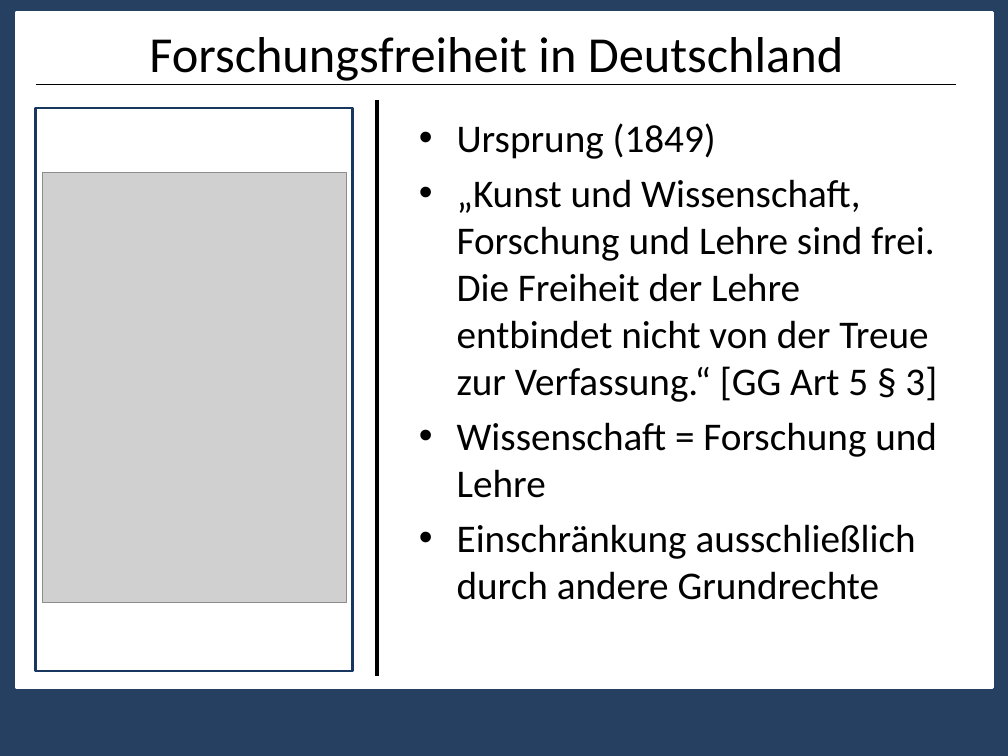
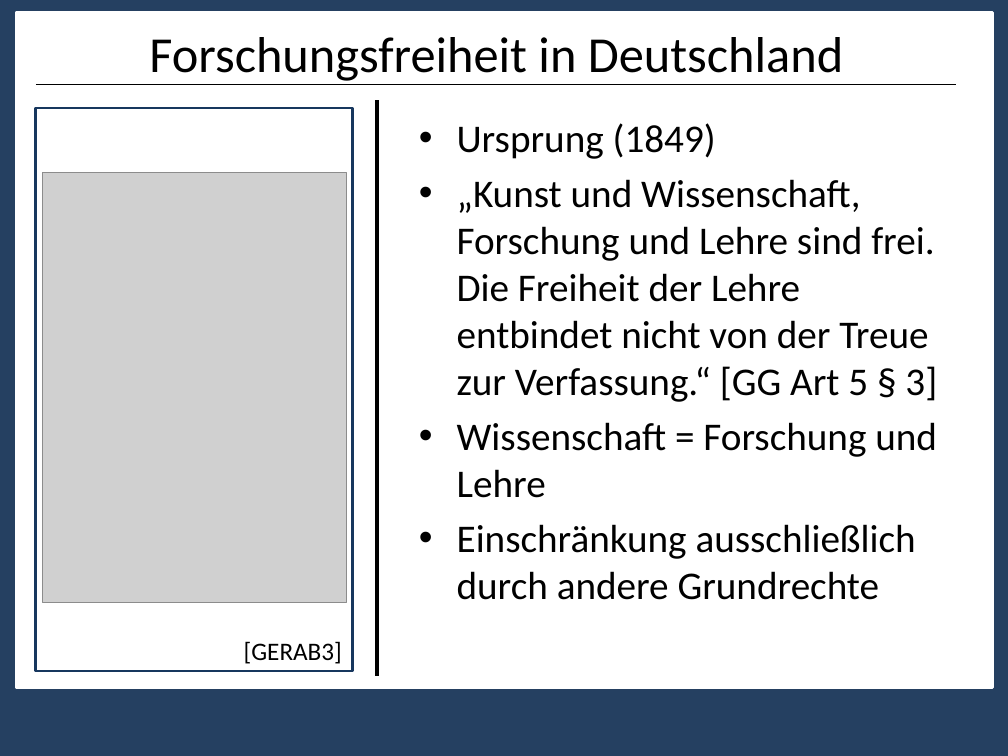
Before and after one commit to nicolehm/PMWK, a slide deck: slide 6 of Präsentation.pptx. Drawn at 1008x756 pixels with LibreOffice and Linux fonts; fonts in the diff are those of the drawing; grey boxes stand for pictures. Boxes give left, top, right and bottom in pixels: in the first picture for what was removed or moved away, otherwise in the second. Text is boxed around its words. In the diff, an @@ line names an element or a change of style, - is before the commit and + after.

```diff
--- a/Präsentation.pptx
+++ b/Präsentation.pptx
@@ text added at box(244, 641, 342, 664), 18 pt, text #000000 @@
+[GERAB3]
```
Also in this commit, not shown: 4 other slides changed, 1 slide added, 3 slides removed.
